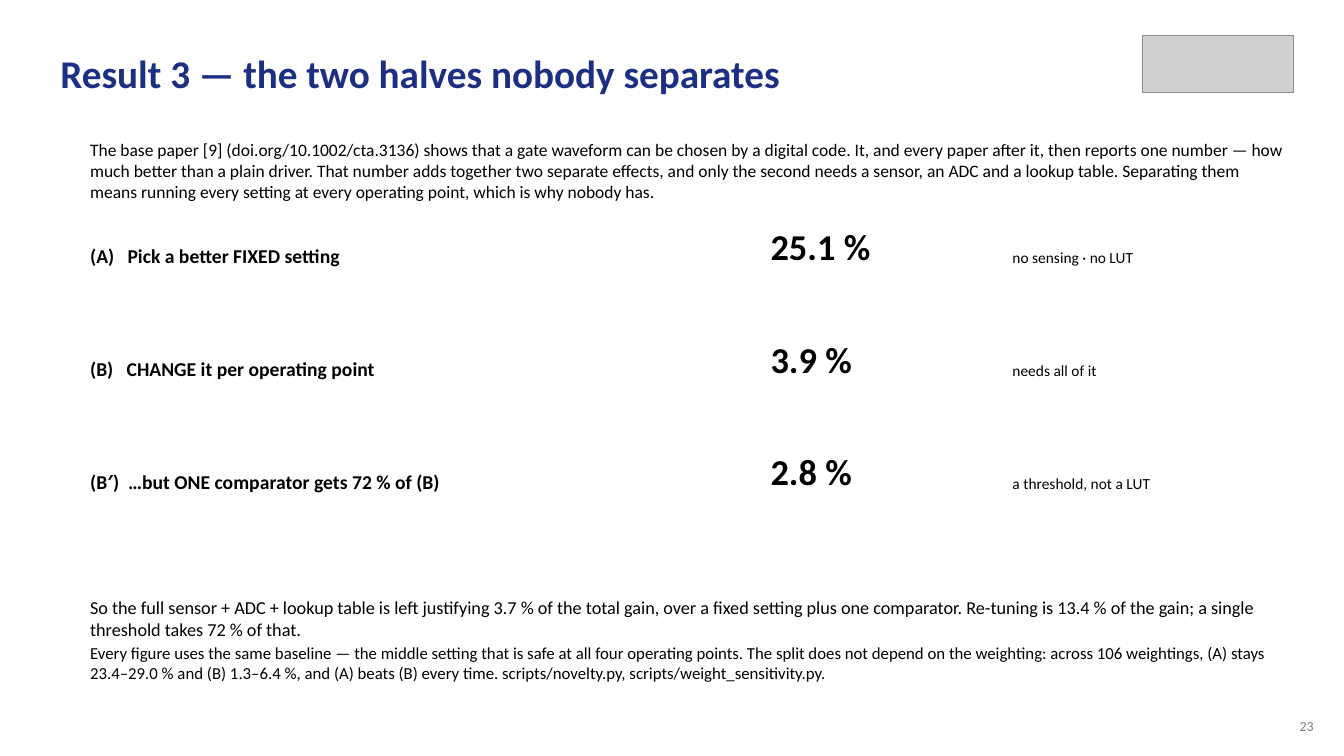
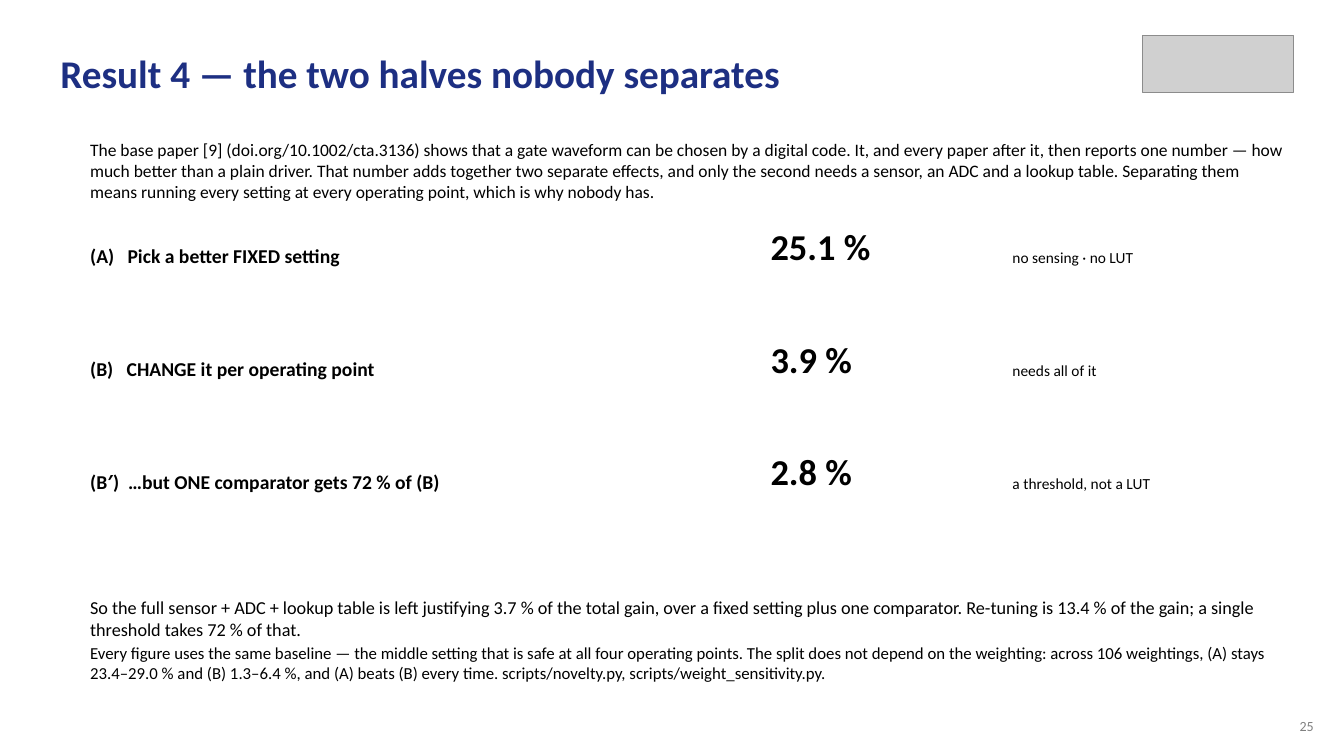
Before and after one commit to Amritha902/gan-driver, a slide deck: slide 25 of review/Review1_GaN_Segmented_Gate_Driver.pptx (slide 23 before the commit). Drawn at 1344x756 pixels with LibreOffice and Linux fonts; fonts in the diff are those of the drawing; grey boxes stand for pictures. Boxes give left, top, right and bottom in pixels: in the first picture for what was removed or moved away, otherwise in the second. Text is boxed around its words. In the diff, an @@ line names an element or a change of style, - is before the commit and + after.

```diff
--- a/review/Review1_GaN_Segmented_Gate_Driver.pptx
+++ b/review/Review1_GaN_Segmented_Gate_Driver.pptx
@@ text at box(60, 60, 780, 94): text changed @@
-Result 3 — the two halves nobody separates
+Result 4 — the two halves nobody separates
@@ text at box(1300, 722, 1314, 731): text changed @@
-23
+25
```
Also in this commit, not shown: 23 other slides changed, 2 slides added, 18 other files.
